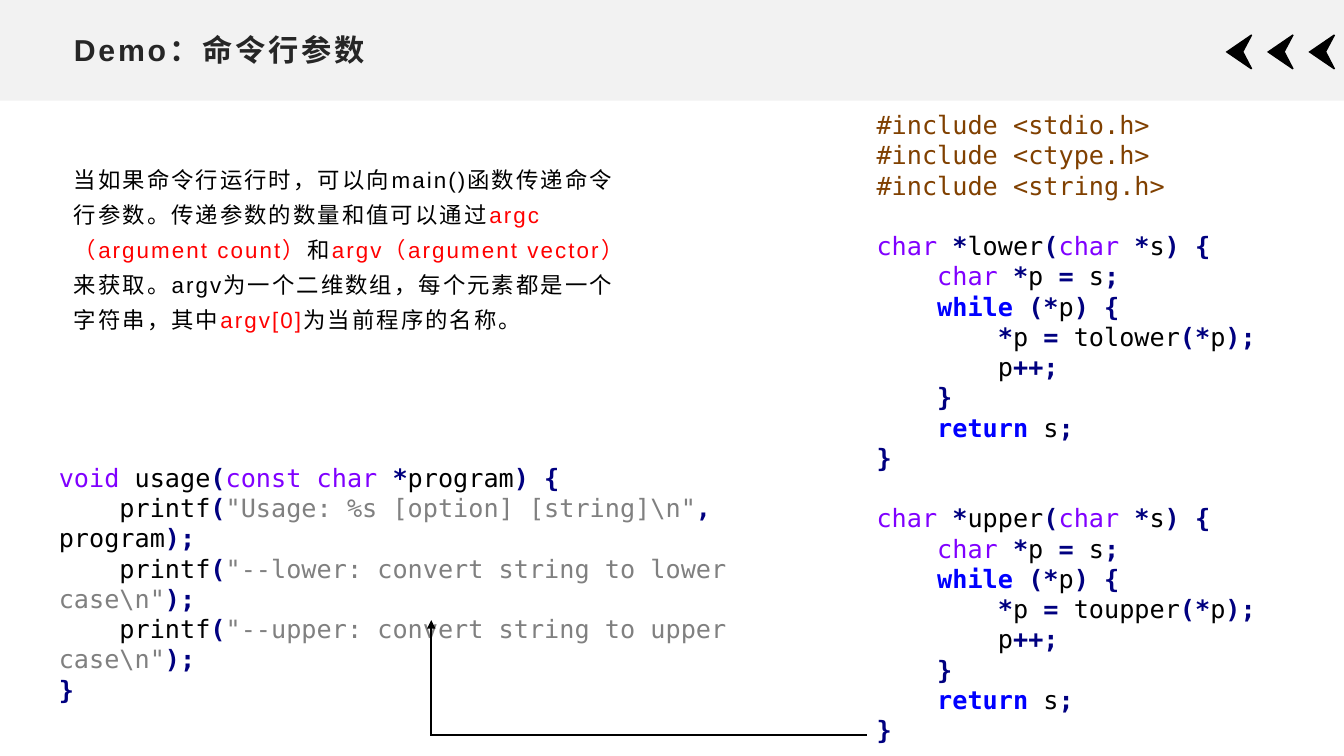
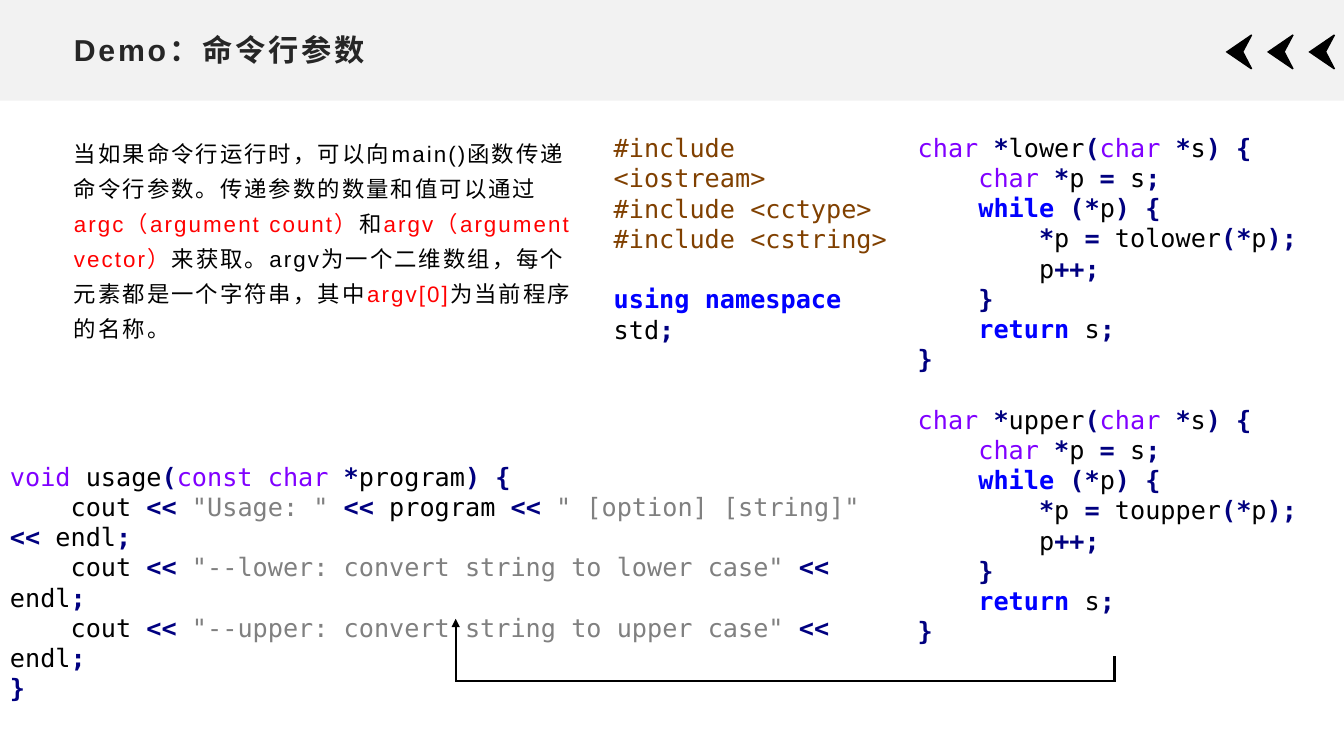
Before and after one commit to xdai02/C_Plus_Plus, a slide deck: slide 24 of slides/Chapter7.pptx. Drawn at 1344x756 pixels with LibreOffice and Linux fonts; fonts in the diff are those of the drawing. Boxes give left, top, right and bottom in pixels: in the first picture for what was removed or moved away, otherwise in the second. Text is boxed around its words. In the diff, an @@ line names an element or a change of style, - is before the commit and + after.

```diff
--- a/slides/Chapter7.pptx
+++ b/slides/Chapter7.pptx
@@ text at box(877, 114, 1165, 201): paragraphs removed @@
-#include <stdio.h>
-#include <ctype.h>
-#include <string.h>
@@ text "当如果命令行运行时，可以向main()函数传递命令行参数。传递参数的数量和值可以通过argc（argument coun ..." rewrapped from box(74, 169, 612, 333) to box(74, 143, 570, 339) @@
@@ text added at box(614, 137, 887, 343), 18 pt, text #804000 @@
+#include <iostream>
+#include <cctype>
+#include <cstring>
+using namespace std;
@@ text "char *lower(char *s) {": place and size @@
-text "char *lower(char *s) {" at box(877, 114, 1256, 713)
+text "char *lower(char *s) {" at box(918, 137, 1297, 614)
@@ text "void usage(const char *program) {": place and size @@
-text "void usage(const char *program) {" at box(59, 468, 726, 672)
+text "void usage(const char *program) {" at box(10, 467, 860, 671)
@@ text at box(10, 497, 860, 671): text changed @@
-printf("Usage: %s [option] [string]\n", program);
-printf("--lower: convert string to lower case\n");
-printf("--upper: convert string to upper case\n");
+cout << "Usage: " << program << " [option] [string]" << endl;
+cout << "--lower: convert string to lower case" << endl;
+cout << "--upper: convert string to upper case" << endl;
@@ elbow arrow moved from (867, 735) - (432, 620) to (1115, 656) - (456, 619) @@
```
Also in this commit, not shown: 16 other slides changed, 4 slides added, 2 other files.
